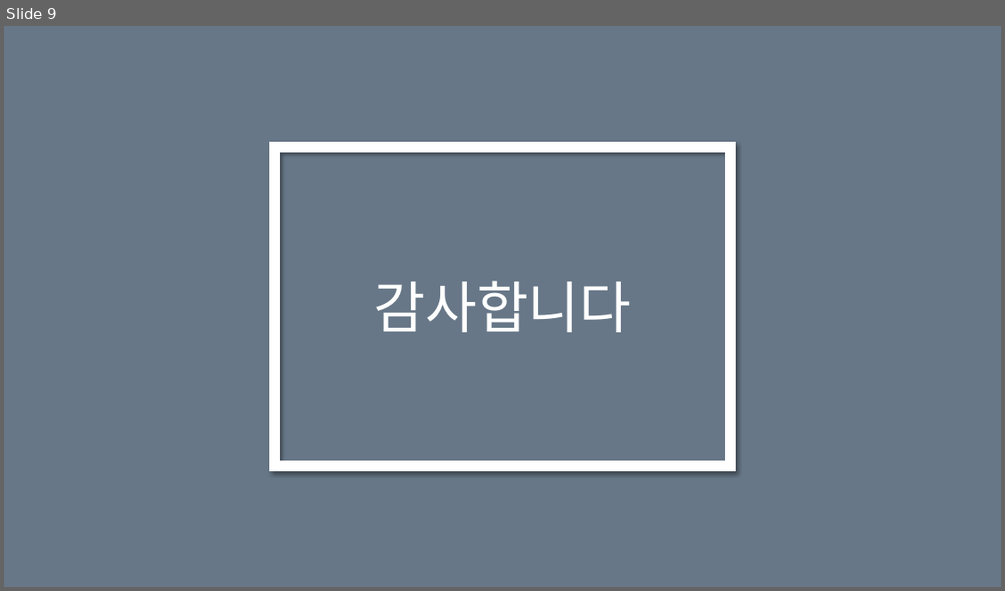
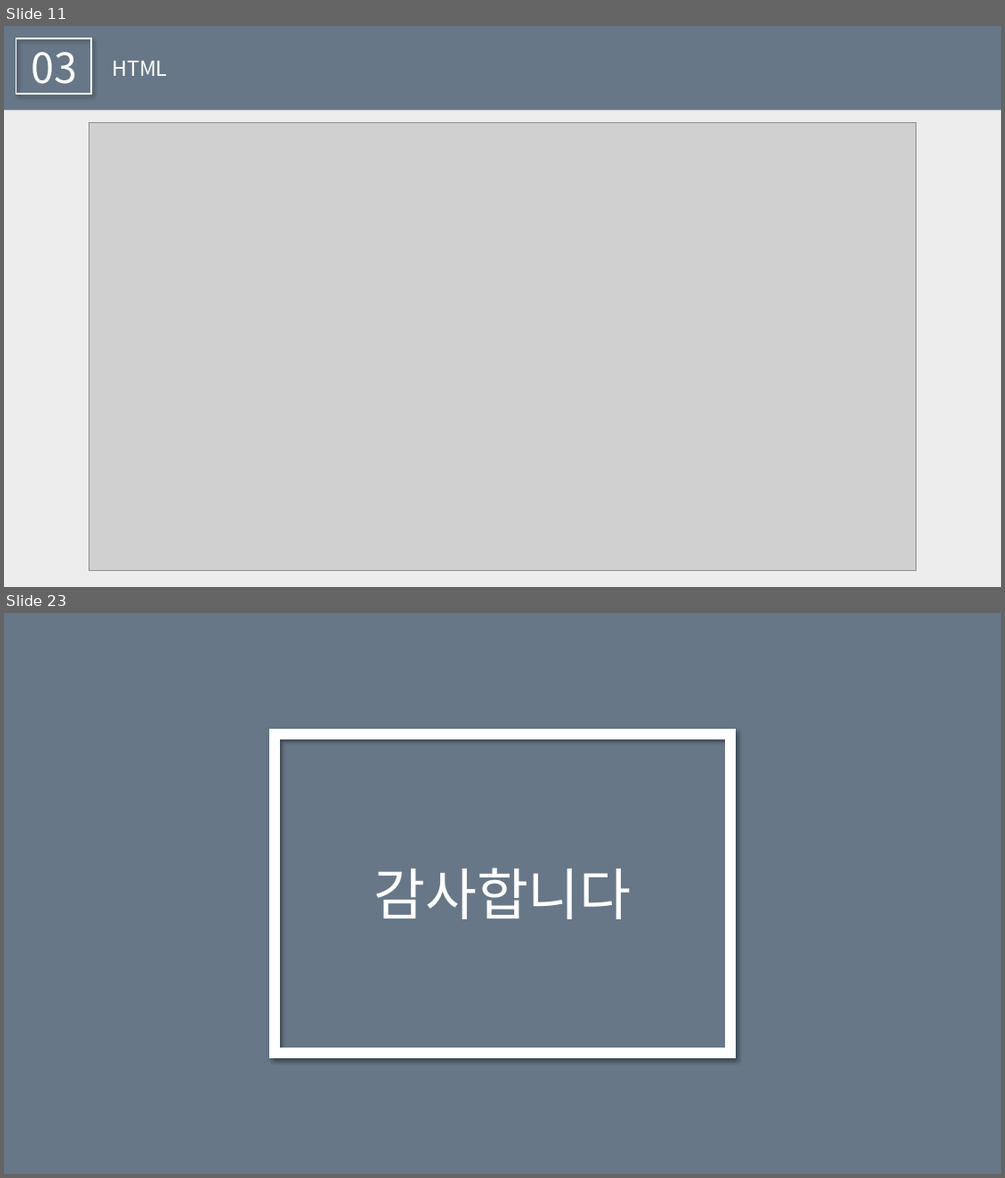
Before and after one commit to Endien96/AA22, a slide deck: AA22_FinalProject/Week15/PPT/ppt.pptx. Shown one above the other, each under a label of ours: slide 9 before the commit, slides 11 and 23 after it; the slides between them are not shown. The pictures are 1005x591 and 1005x1178 pixels, drawn with LibreOffice and Linux fonts; fonts in the diff are those of the drawing; grey boxes stand for pictures. Boxes give left, top, right and bottom in pixels: in the first picture for what was removed or moved away, otherwise in the second. Text is boxed around its words. In the diff, an @@ line names an element or a change of style, - is before the commit and + after.

```diff
--- a/AA22_FinalProject/Week15/PPT/ppt.pptx
+++ b/AA22_FinalProject/Week15/PPT/ppt.pptx
@@ slide 11 added at <box>4,26,1001,587</box>, background #D9D9D9 at 46% opacity @@
@@ rectangle added at <box>4,26,1001,110</box>, fill #677787 @@
@@ rectangle added at <box>16,38,91,94</box>, outline #FFFFFF 1.5 pt @@
@@ text added at <box>32,52,78,95</box>, 40 pt, text #FFFFFF @@
+03
@@ text added at <box>112,61,168,76</box>, 20 pt, text #FFFFFF @@
+HTML
@@ picture added at <box>89,122,915,571</box> @@
@@ what was slide 9 is now slide 23 @@
```
Also in this commit, not shown: 14 other slides added, 1 slide removed, 5 other files.
